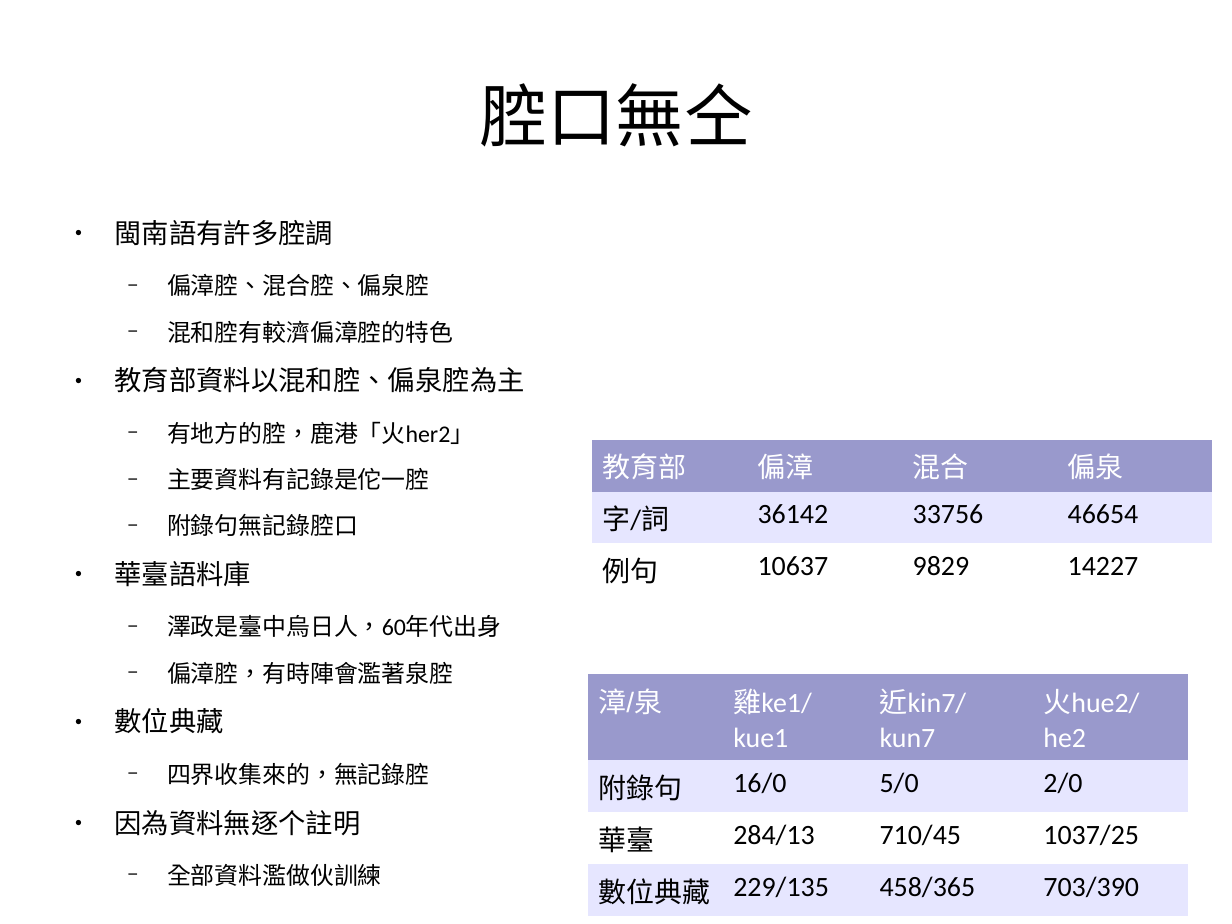
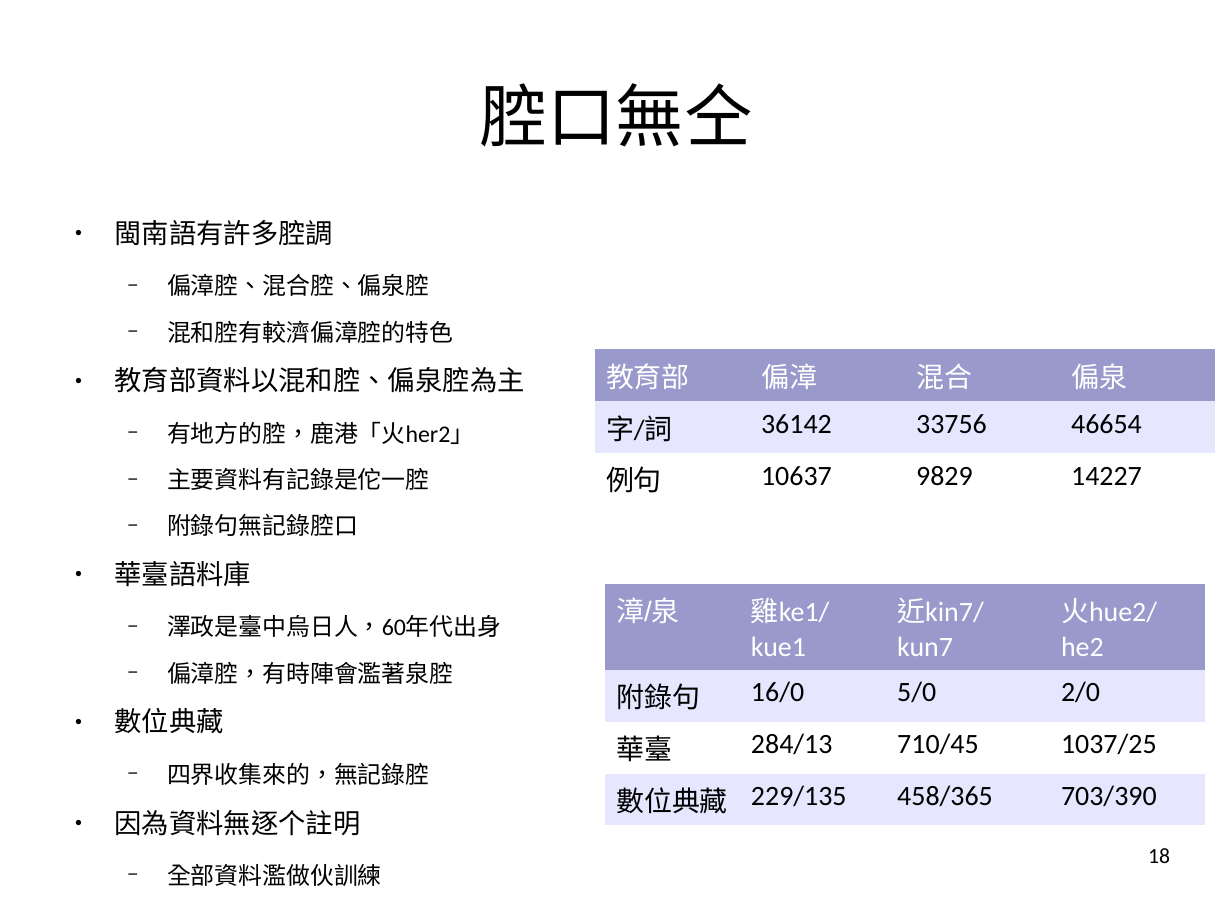
Before and after one commit to sih4sing5hong5/po3-ko3_tau5-iann2-phinn3, a slide deck: slide 18 of 翻譯報告.odp. Drawn at 1232x924 pixels with LibreOffice and Linux fonts; fonts in the diff are those of the drawing. Boxes give left, top, right and bottom in pixels: in the first picture for what was removed or moved away, otherwise in the second. Text is boxed around its words. In the diff, an @@ line names an element or a change of style, - is before the commit and + after.

```diff
--- a/翻譯報告.odp
+++ b/翻譯報告.odp
@@ table: place and size @@
-table at bbox=[591, 439, 1213, 588]
+table at bbox=[595, 349, 1216, 497]
@@ table: place and size @@
-table at bbox=[588, 674, 1190, 910]
+table at bbox=[606, 584, 1207, 819]
@@ page number added at bbox=[1148, 848, 1170, 863], 14 pt, text #000000 @@
+18
```
Also in this commit, not shown: 64 other slides changed.
